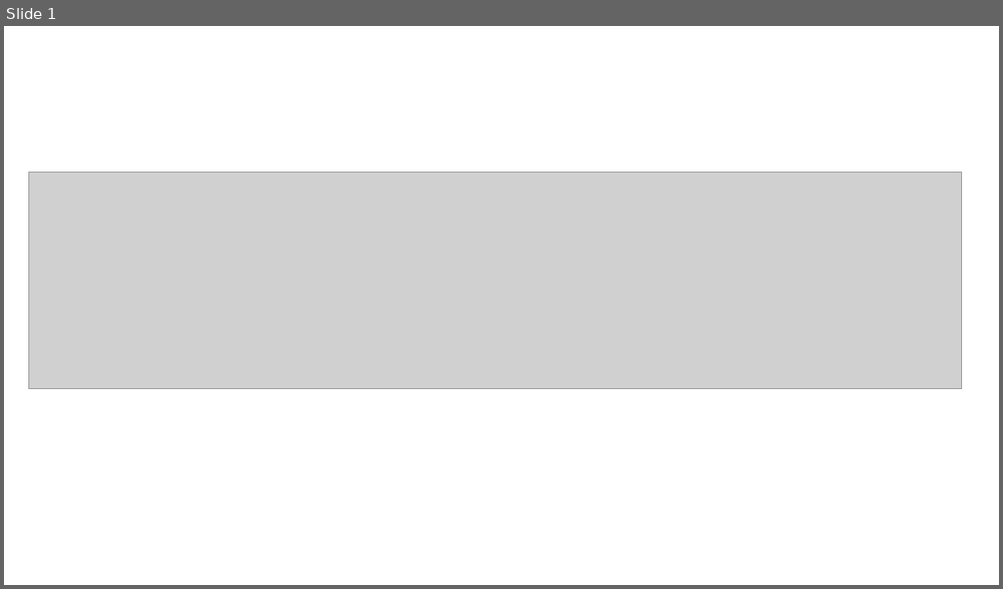
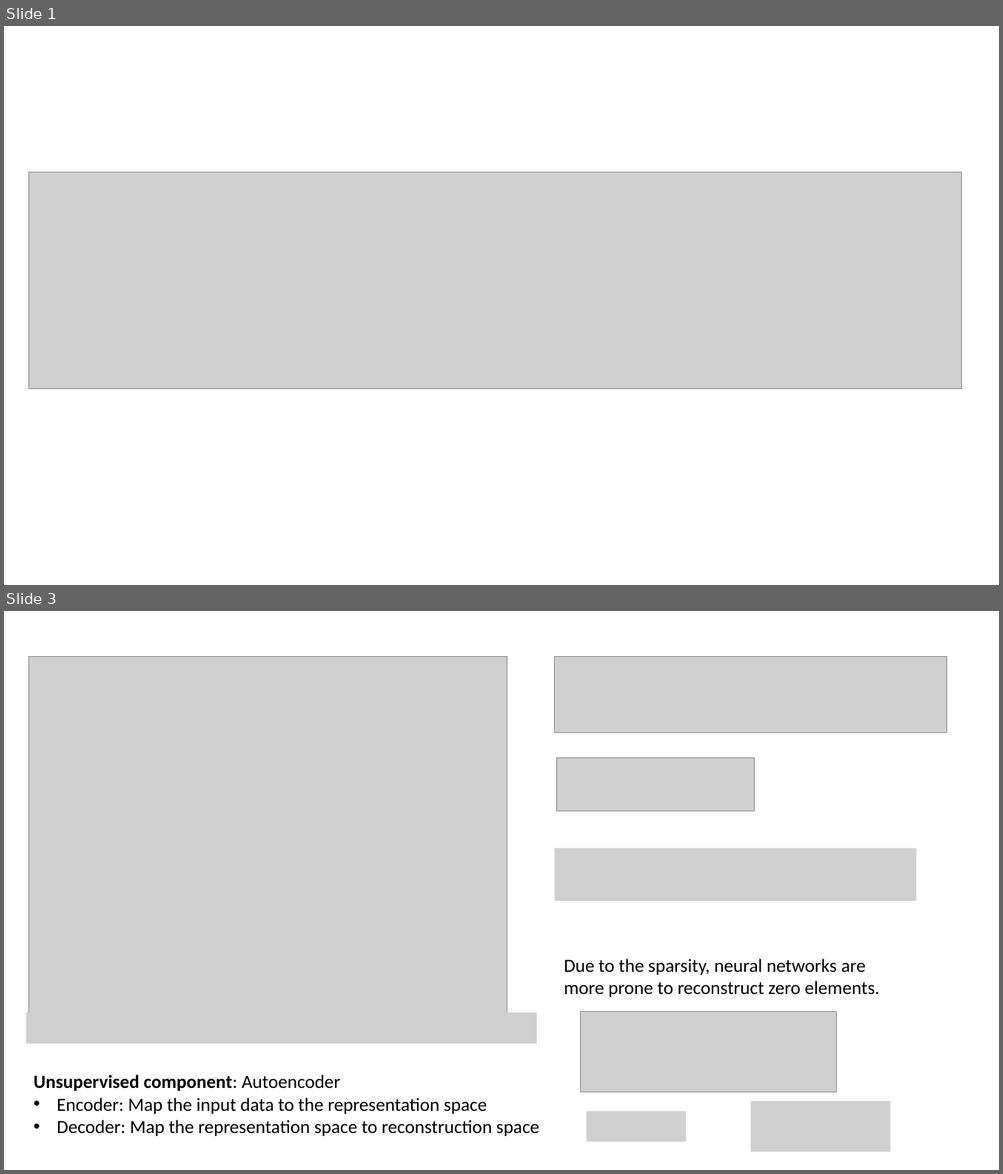
Before and after one commit to Tigerrr07/GNN-tiger, a slide deck: 4_SDNE/SDNEppt.pptx. Shown one above the other, each under a label of ours: slide 1 before the commit, slides 1 and 3 after it; the slides between them are not shown. The pictures are 1003x589 and 1003x1174 pixels, drawn with LibreOffice and Linux fonts; fonts in the diff are those of the drawing; grey boxes stand for pictures. Boxes give left, top, right and bottom in pixels: in the first picture for what was removed or moved away, otherwise in the second. Text is boxed around its words. In the diff, an @@ line names an element or a change of style, - is before the commit and + after.

```diff
--- a/4_SDNE/SDNEppt.pptx
+++ b/4_SDNE/SDNEppt.pptx
@@ slide 3 added at bbox=[4, 611, 999, 1170], background #FFFFFF @@
@@ picture added at bbox=[28, 657, 507, 1013] @@
@@ picture added at bbox=[555, 657, 947, 732] @@
@@ picture added at bbox=[556, 758, 754, 811] @@
@@ picture added at bbox=[555, 849, 916, 901] @@
@@ text added at bbox=[563, 959, 879, 997], 18 pt, text #000000 @@
+Due to the sparsity, neural networks are more prone to reconstruct zero elements.
@@ picture added at bbox=[26, 1013, 537, 1045] @@
@@ picture added at bbox=[580, 1011, 836, 1093] @@
@@ text added at bbox=[34, 1075, 539, 1136], 18 pt, text #000000 @@
+Unsupervised component: Autoencoder
+• Encoder: Map the input data to the representation space
+• Decoder: Map the representation space to reconstruction space
@@ picture added at bbox=[586, 1112, 686, 1142] @@
@@ picture added at bbox=[751, 1101, 891, 1152] @@
```
Also in this commit, not shown: 1 slide changed, 7 other slides added, 1 slide removed, 2 other files.
